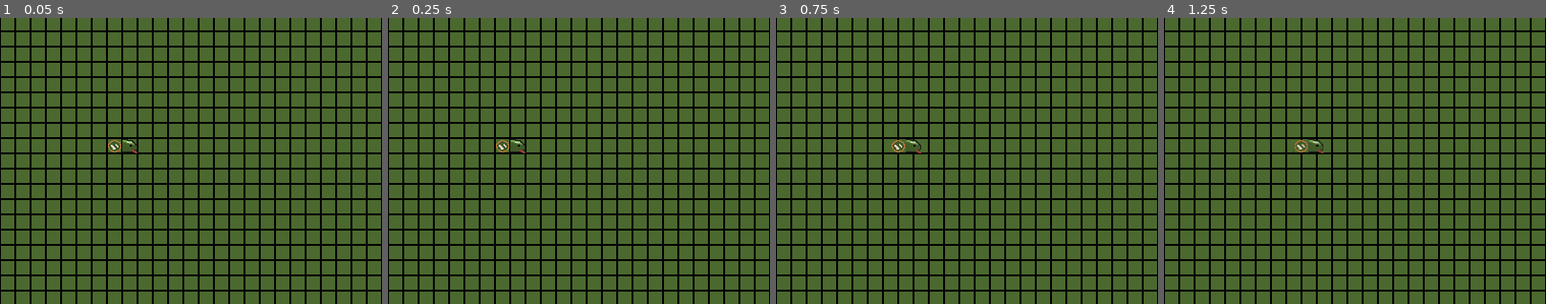
Above: before the commit, frames 1-4 (left to right).
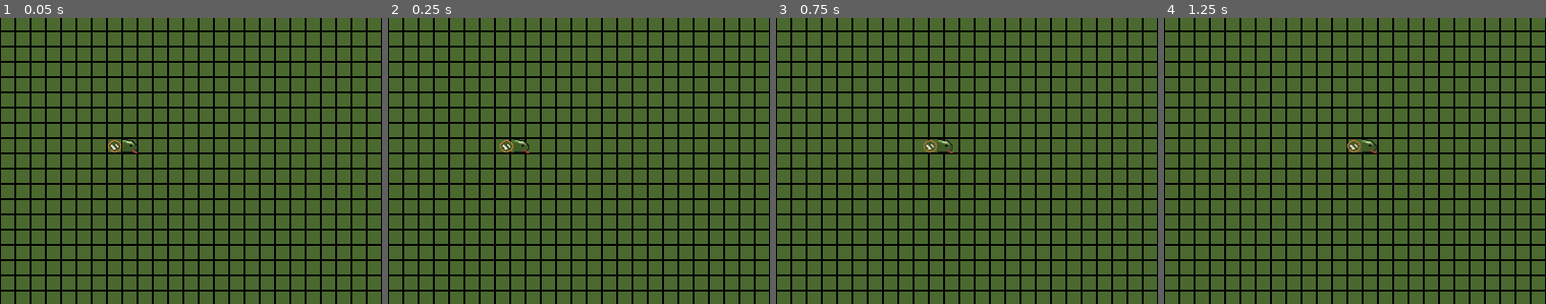
Above: after the commit, the same moments.

Repository: zhongzhouTan-coder/snake-game
Game: Godot game, scene res://scenes/main.tscn
Same seed, same stepped clock (60 frames per second), same inputs: the game is played once before the commit and once after it.
Inputs:
- Up to frame 1 (0.05 s): no input
- Up to frame 2 (0.25 s): no input
- Up to frame 3 (0.75 s): tap Enter at 0.5 s; hold Right (ui_right) from 0.53 s (still down)
- Up to frame 4 (1.25 s): keep holding Right (ui_right)
The pictures show only the part of the screen within x 36-86%, y 30-80%; the shares and areas given below are measured in that part.

Frame 1 is identical in both runs. In frame 2, 0.2% of the frame differs, in the area x 28-37%, y 42-48%; in frame 3, 0.3%; in frame 4, 0.4%, in the area x 33-56%, y 42-48%.

Commit message:
feat: add score and speed board

Diff:
--- a/project.godot
+++ b/project.godot
@@ -18,6 +18,7 @@
 [autoload]
 
 GridSystem="*res://scripts/grid_system_util.gd"
+PlayerData="*res://scripts/data_store.gd"
 
 [display]
 
--- a/scenes/main.tscn
+++ b/scenes/main.tscn
@@ -1,9 +1,10 @@
-[gd_scene load_steps=5 format=3 uid="uid://cv58xnbxh2a2l"]
+[gd_scene load_steps=6 format=3 uid="uid://cv58xnbxh2a2l"]
 
 [ext_resource type="Script" uid="uid://bcoly34fmv1hw" path="res://scripts/main.gd" id="1_jyhfs"]
 [ext_resource type="PackedScene" uid="uid://diq7ypuj6tvii" path="res://scenes/snake_player.tscn" id="2_0wfyh"]
 [ext_resource type="Script" uid="uid://cq5u7ji7wt0o5" path="res://scripts/food_manager.gd" id="3_sugp2"]
 [ext_resource type="PackedScene" uid="uid://g6yitrlqd201" path="res://scenes/background.tscn" id="5_tbgi4"]
+[ext_resource type="PackedScene" uid="uid://cnnhgsjvof6mu" path="res://scenes/ui_controller.tscn" id="5_tefeu"]
 
 [node name="Main" type="Node"]
 script = ExtResource("1_jyhfs")
@@ -19,3 +20,7 @@
 script = ExtResource("3_sugp2")
 
 [node name="GameTimer" type="Timer" parent="."]
+
+[node name="UIController" parent="." instance=ExtResource("5_tefeu")]
+offset_left = 800.0
+offset_right = 840.0
--- /dev/null
+++ b/scenes/ui_controller.tscn
@@ -0,0 +1,30 @@
+[gd_scene load_steps=3 format=3 uid="uid://cnnhgsjvof6mu"]
+
+[ext_resource type="Script" uid="uid://cosm7cuxl2e6t" path="res://scripts/ui_controller.gd" id="1_ol88s"]
+[ext_resource type="Script" uid="uid://jsvo0oyljlf7" path="res://scripts/score_board.gd" id="2_tocpu"]
+
+[node name="UIController" type="Control"]
+layout_mode = 3
+anchors_preset = 0
+offset_right = 40.0
+offset_bottom = 40.0
+script = ExtResource("1_ol88s")
+
+[node name="ScoreBoard" type="Control" parent="."]
+anchors_preset = 0
+offset_right = 40.0
+offset_bottom = 40.0
+script = ExtResource("2_tocpu")
+
+[node name="ScoreContainer" type="VBoxContainer" parent="ScoreBoard"]
+layout_mode = 0
+offset_right = 40.0
+offset_bottom = 40.0
+
+[node name="ScoreLabel" type="Label" parent="ScoreBoard/ScoreContainer"]
+layout_mode = 2
+text = "Score: 100"
+
+[node name="SpeedLabel" type="Label" parent="ScoreBoard/ScoreContainer"]
+layout_mode = 2
+text = "speed: 20"
--- /dev/null
+++ b/scripts/data_store.gd
@@ -0,0 +1,25 @@
+extends Node
+
+class_name DataStore
+
+static var instance: DataStore
+
+var player_score: float = 0.0
+var player_speed: float = 0.0
+
+signal player_score_update(data: float)
+signal player_speed_update(data: float)
+
+func _ready() -> void:
+	instance = self
+
+func get_player_score() -> float:
+	return instance.player_score
+
+func increase_player_score(score: float):
+	instance.player_score += score
+	player_score_update.emit(get_player_score())
+
+func update_player_speed(speed: float):
+	instance.player_speed = speed
+	player_speed_update.emit(speed)
--- a/scripts/food.gd
+++ b/scripts/food.gd
@@ -2,7 +2,7 @@
 
 class_name Food
 
-@export var food_value: int = 10
+@export var value: float = 10.0
 
 @onready var area: Area2D = $Area2D
 
@@ -15,3 +15,6 @@
 func _on_body_entered(_body: Node2D):
 	detect_body_enter.emit(self)
 	area.set_deferred("monitoring", false)
+
+func get_score() -> float:
+	return self.value
--- a/scripts/food_manager.gd
+++ b/scripts/food_manager.gd
@@ -8,7 +8,7 @@
 
 var position_generator: Callable
 
-signal food_eaten(food_value: int)
+signal food_eaten(value: float)
 
 func initialize(generator: Callable):
 	position_generator = generator
@@ -35,7 +35,5 @@
 	print("Food spawned at position: ", pos)
 
 func _on_food_eaten(food_node: Food):
-	print("Food eaten! Value: ", food_node.food_value)
-	food_eaten.emit(food_node.food_value)
-	free_food()
-	spawn_food()
+	print("Food eaten! Value: ", food_node.value)
+	food_eaten.emit(food_node.value)
--- a/scripts/main.gd
+++ b/scripts/main.gd
@@ -4,14 +4,11 @@
 @onready var snake_player: SnakePlayer = $SnakePlayer
 @onready var food_manager: FoodManager = $FoodManager
 
-var game_score: int = 0
 var is_game_running: bool = false
-var move_interval: float = 0.5
+var move_interval: float = 0.2
 var accumulate_time: float = 0.0
 
 signal game_started()
-signal game_over(final_score: int)
-signal score_changed(new_score: int)
 
 func _ready():
 	food_manager.initialize(self.food_pos_generator)
@@ -45,14 +42,10 @@
 
 func start_game():
 	is_game_running = true
-	game_score = 0
 	game_started.emit()
-	score_changed.emit(game_score)
 
 func end_game():
-	print("Game ended! Final score: ", game_score)
 	is_game_running = false
-	game_over.emit(game_score)
 
 
 func food_pos_generator() -> Vector2:
@@ -67,13 +60,18 @@
 	var spawn_position = valid_positions[randi_range(0, valid_positions.size() - 1)]
 	return GridSystem.grid_to_world(spawn_position)
 
-func _on_food_eaten(food_value: int):
-	print("Food eaten! Points gained: ", food_value)
-	game_score += food_value
-	score_changed.emit(game_score)
-	print("Score updated: ", game_score)
+func _on_food_eaten(value: float):
+	print("Food eaten! Points gained: ", value)
+	PlayerData.increase_player_score(value)
+	move_interval = calculate_move_interval()
+	PlayerData.update_player_speed(1 / move_interval)
+	food_manager.free_food()
+	food_manager.spawn_food()
 	snake_player.grow()
-	move_interval = max(0.02, move_interval * pow(0.9, game_score / 10))
+
+func calculate_move_interval() -> float:
+	var score = PlayerData.player_score
+	return max(0.01, move_interval * pow(0.9, score / 100))
 
 func _on_snake_died():
 	print("Snake died!")
--- /dev/null
+++ b/scripts/score_board.gd
@@ -0,0 +1,16 @@
+extends Control
+
+class_name ScoreBoard
+
+@onready var score_label: Label = $ScoreContainer/ScoreLabel
+@onready var speed_label: Label = $ScoreContainer/SpeedLabel
+
+func _ready() -> void:
+	update_score(0.0)
+	update_speed(0.0)
+
+func update_score(value: float):
+	score_label.text = "Score: %d" % value
+
+func update_speed(value: float):
+	speed_label.text = "Speed: %d" % value
--- /dev/null
+++ b/scripts/ui_controller.gd
@@ -0,0 +1,15 @@
+extends Control
+
+class_name UIController
+
+@onready var score_board: ScoreBoard = $ScoreBoard
+
+func _ready() -> void:
+	PlayerData.player_score_update.connect(_on_player_score_update)
+	PlayerData.player_speed_update.connect(_on_player_speed_update)
+
+func _on_player_score_update(value: float):
+	score_board.update_score(value)
+
+func _on_player_speed_update(value: float):
+	score_board.update_speed(value)
Not shown, added: scripts/data_store.gd.uid
Not shown, added: scripts/score_board.gd.uid
Not shown, added: scripts/ui_controller.gd.uid
